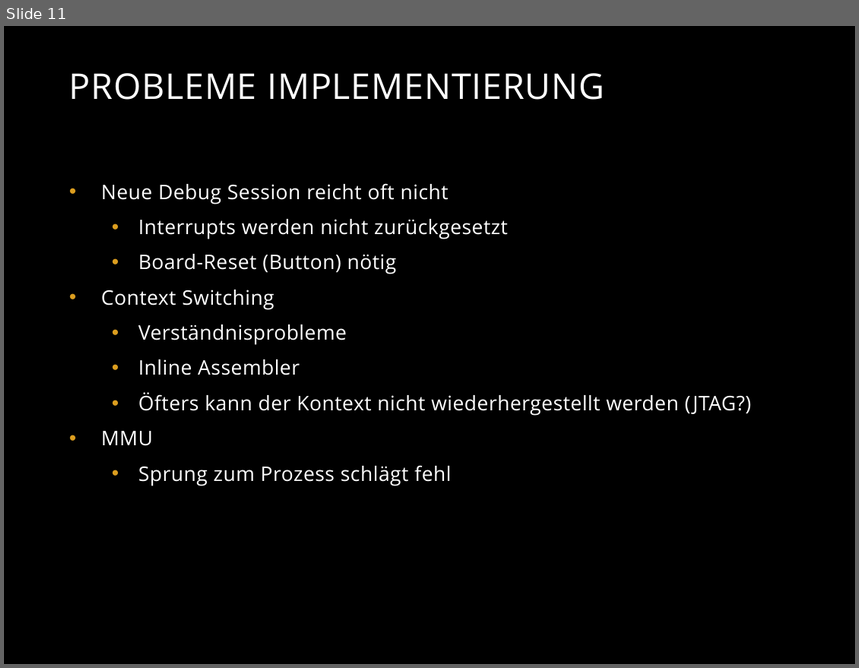
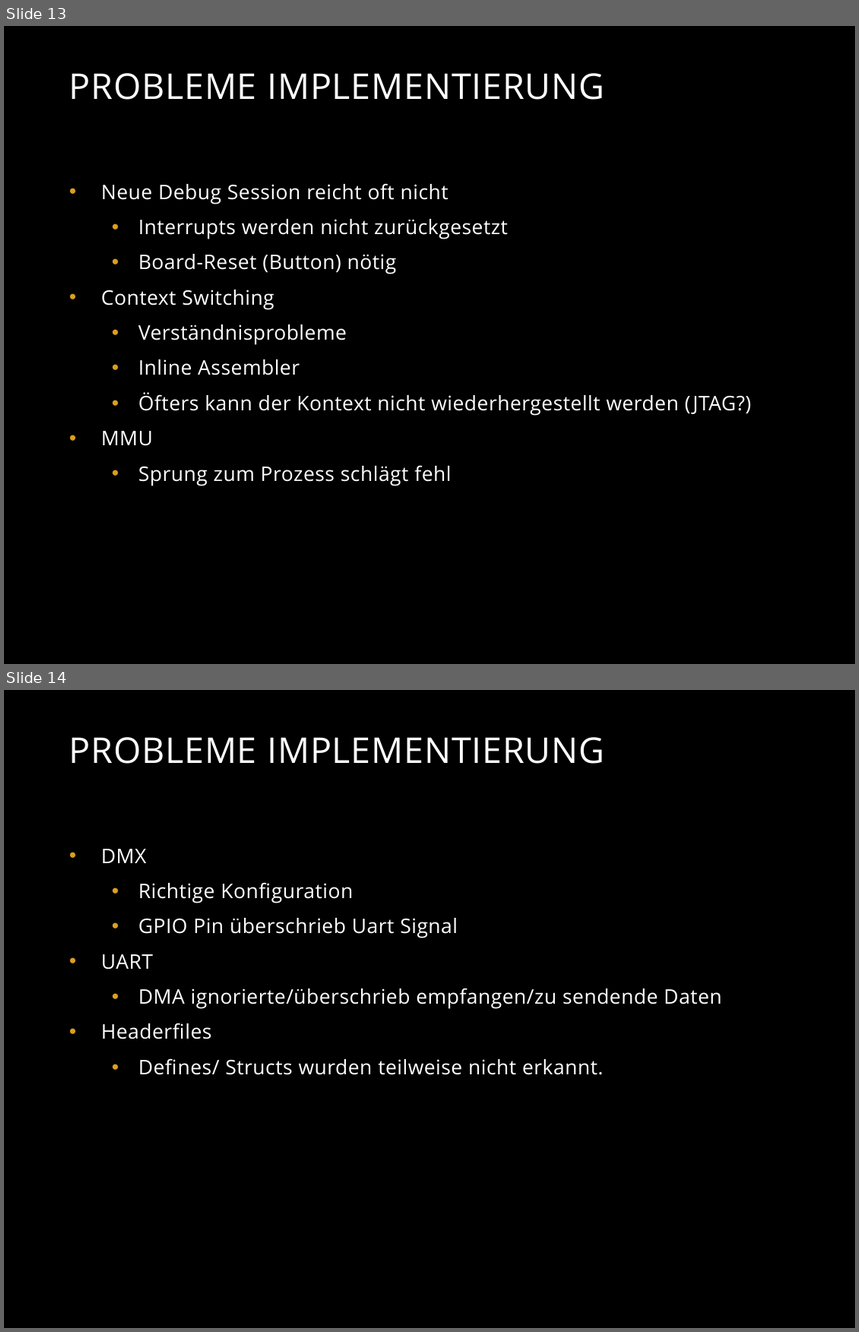
Before and after one commit to TeamOberland/OberlaenderOS, a slide deck: docs/Finalpresentation.pptx. Shown one above the other, each under a label of ours: slide 11 before the commit, slides 13 and 14 after it. The pictures are 859x668 and 859x1332 pixels, drawn with LibreOffice and Linux fonts; fonts in the diff are those of the drawing; background and template pictures are left out. Boxes give left, top, right and bottom in pixels: in the first picture for what was removed or moved away, otherwise in the second. Text is boxed around its words. In the diff, an @@ line names an element or a change of style, - is before the commit and + after.

```diff
--- a/docs/Finalpresentation.pptx
+++ b/docs/Finalpresentation.pptx
@@ slide 14 added at bbox=[4, 690, 855, 1328], background picture (left out) @@
@@ title added at bbox=[69, 737, 604, 764], 30 pt, text #FFFFFF @@
+PROBLEME IMPLEMENTIERUNG
@@ text added at bbox=[101, 849, 721, 1075], 17 pt, text #FFFFFF @@
+• DMX
+  • Richtige Konfiguration
+  • GPIO Pin überschrieb Uart Signal
+• UART
+  • DMA ignorierte/überschrieb empfangen/zu sendende Daten
+• Headerfiles
+  • Defines/ Structs wurden teilweise nicht erkannt.
@@ what was slide 11 is now slide 13 @@
```
Also in this commit, not shown: 3 slides changed, 2 other slides added, 24 other files.
